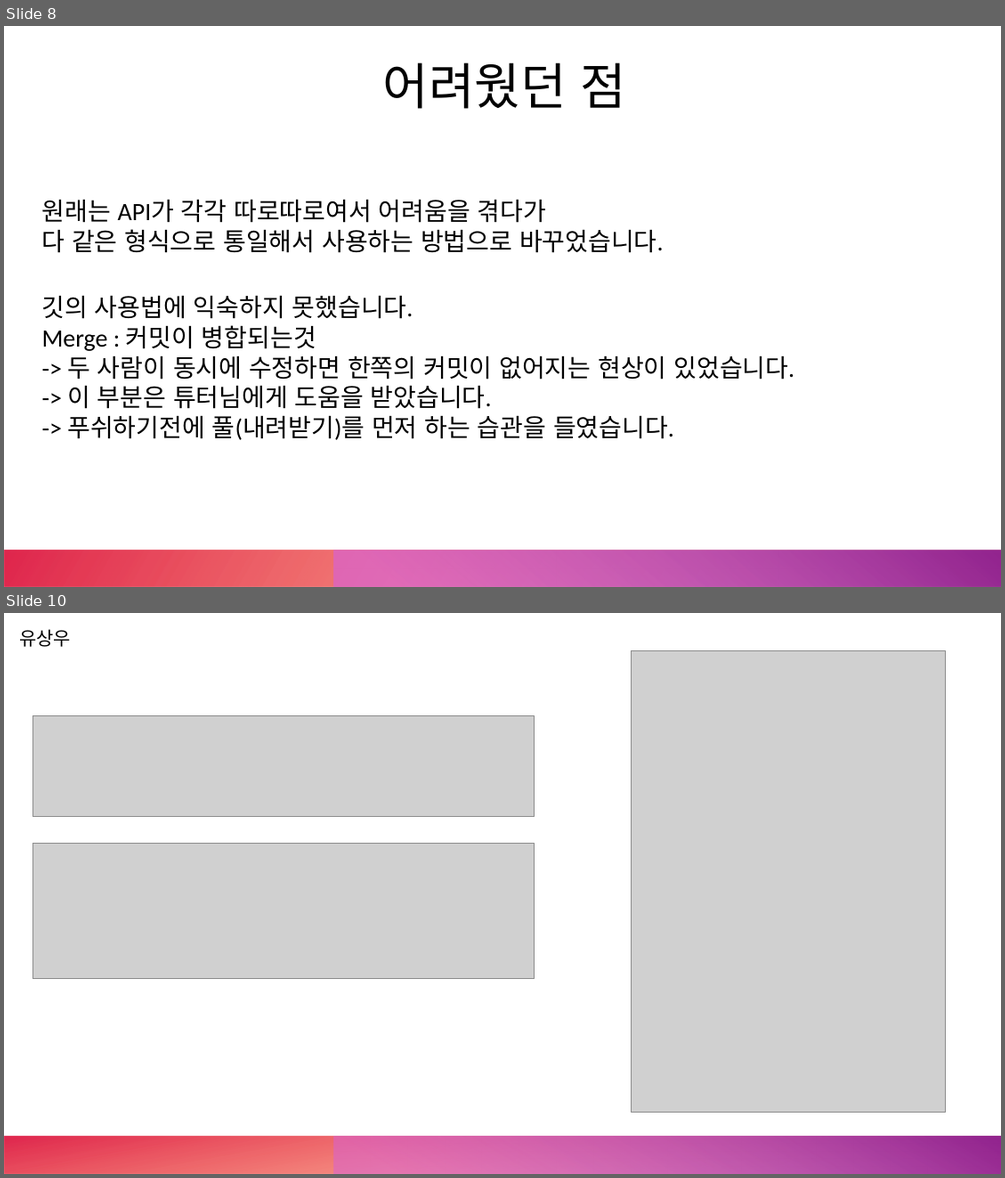
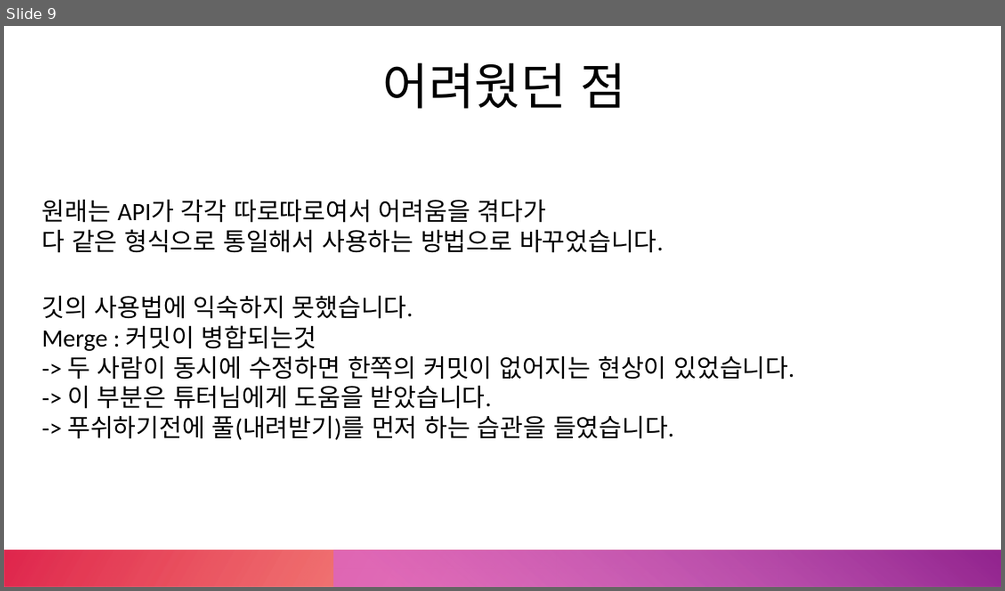
Before and after one commit to Mrgil0/FourGlass, a slide deck: FourGlass/FourGlass.pptx. Shown one above the other, each under a label of ours: slides 8 and 10 before the commit, slide 9 after it; the slides between them are not shown. The pictures are 1005x1178 and 1005x591 pixels, drawn with LibreOffice and Linux fonts; fonts in the diff are those of the drawing; grey boxes stand for pictures. Boxes give left, top, right and bottom in pixels: in the first picture for what was removed or moved away, otherwise in the second. Text is boxed around its words. In the diff, an @@ line names an element or a change of style, - is before the commit and + after.

```diff
--- a/FourGlass/FourGlass.pptx
+++ b/FourGlass/FourGlass.pptx
@@ slide 10 removed at <box>4,613,1001,1174</box>, background #FFFFFF; not listed: 2 template elements that a slide beside it also shows @@
@@ text removed at <box>19,629,71,647</box> @@
-유상우
@@ picture removed at <box>631,650,946,1111</box> @@
@@ picture removed at <box>32,715,534,816</box> @@
@@ picture removed at <box>32,843,534,979</box> @@
@@ what was slide 8 is now slide 9 @@
```
Also in this commit, not shown: 1 slide changed, 2 slides added, 3 other slides removed, 5 other files.
